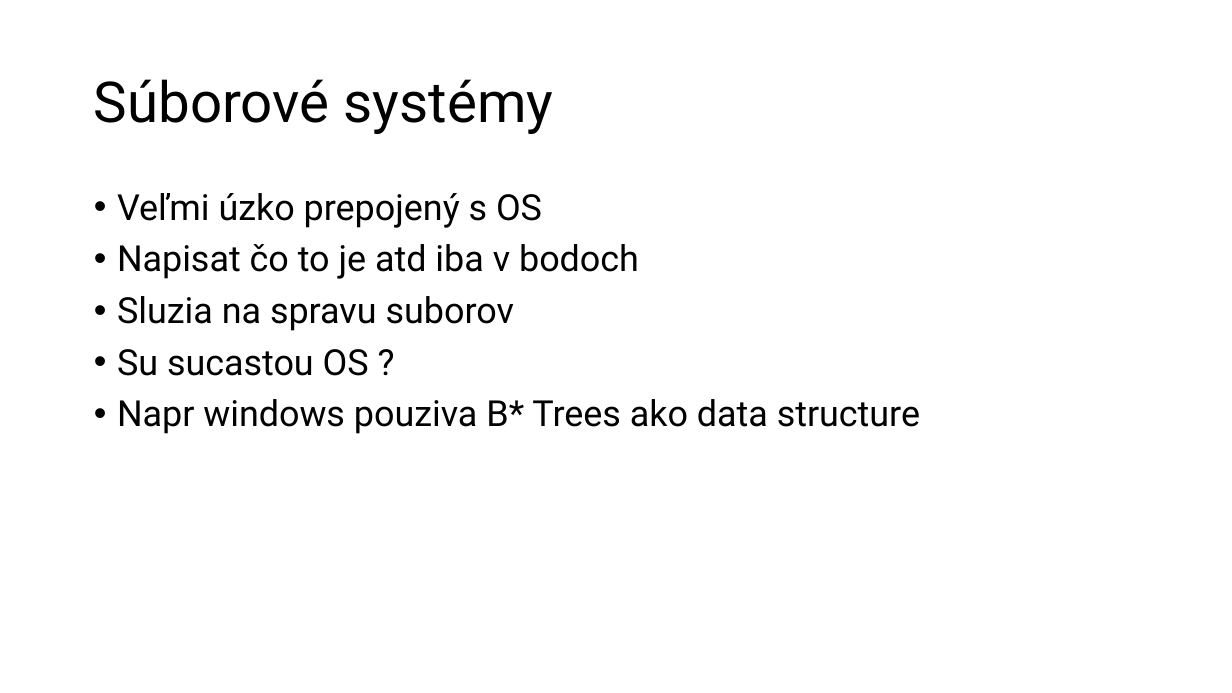
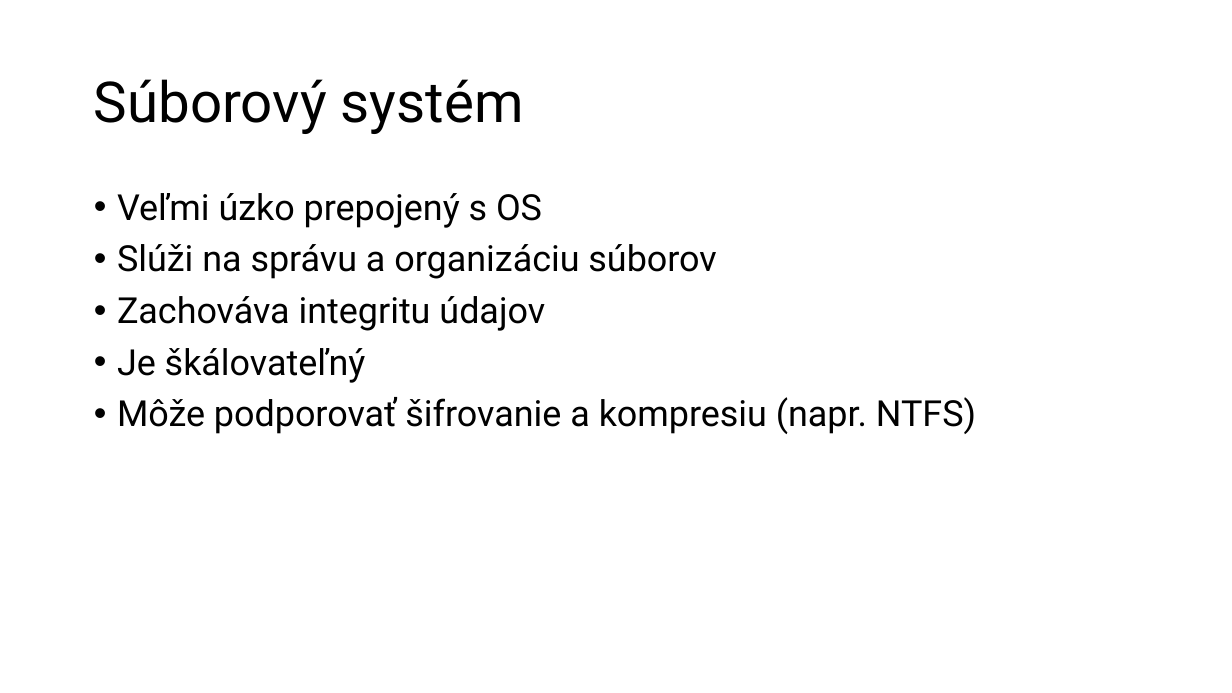
Before and after one commit to MeheheCedy22/PIB, a slide deck: slide 2 of ProgressReport1-Cederle-Marek.pptx. Drawn at 1232x693 pixels with LibreOffice and Linux fonts; fonts in the diff are those of the drawing. Boxes give left, top, right and bottom in pixels: in the first picture for what was removed or moved away, otherwise in the second. Text is boxed around its words. In the diff, an @@ line names an element or a change of style, - is before the commit and + after.

```diff
--- a/ProgressReport1-Cederle-Marek.pptx
+++ b/ProgressReport1-Cederle-Marek.pptx
@@ title at [94,79,524,134]: text changed @@
-Súborové systémy
+Súborový systém
@@ text at [117,244,976,434]: text changed @@
-• Napisat čo to je atd iba v bodoch
-• Sluzia na spravu suborov
-• Su sucastou OS ?
-• Napr windows pouziva B* Trees ako data structure
+• Slúži na správu a organizáciu súborov
+• Zachováva integritu údajov
+• Je škálovateľný
+• Môže podporovať šifrovanie a kompresiu (napr. NTFS)
```
Also in this commit, not shown: 5 other slides changed, 5 other files.
